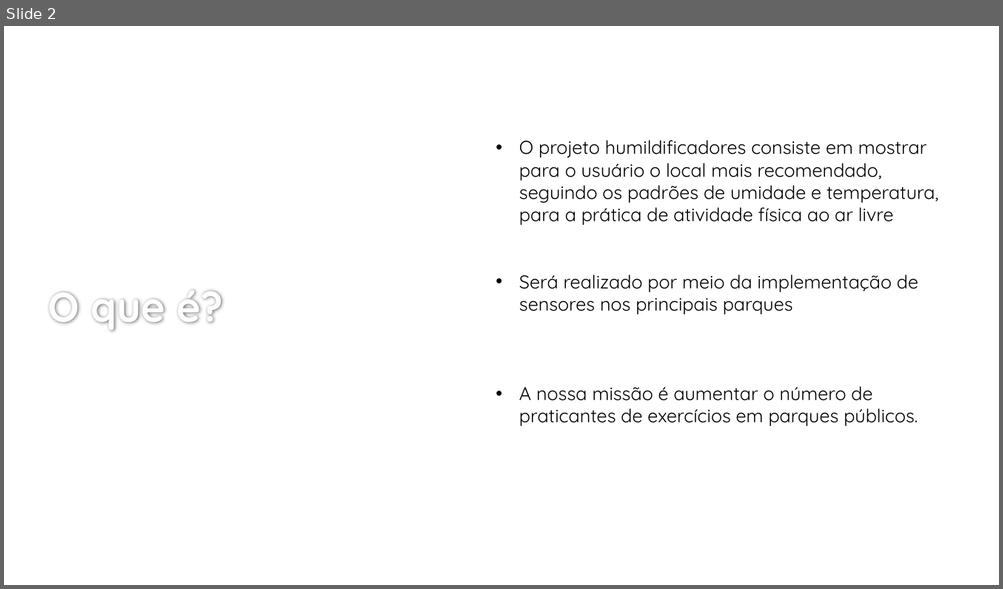
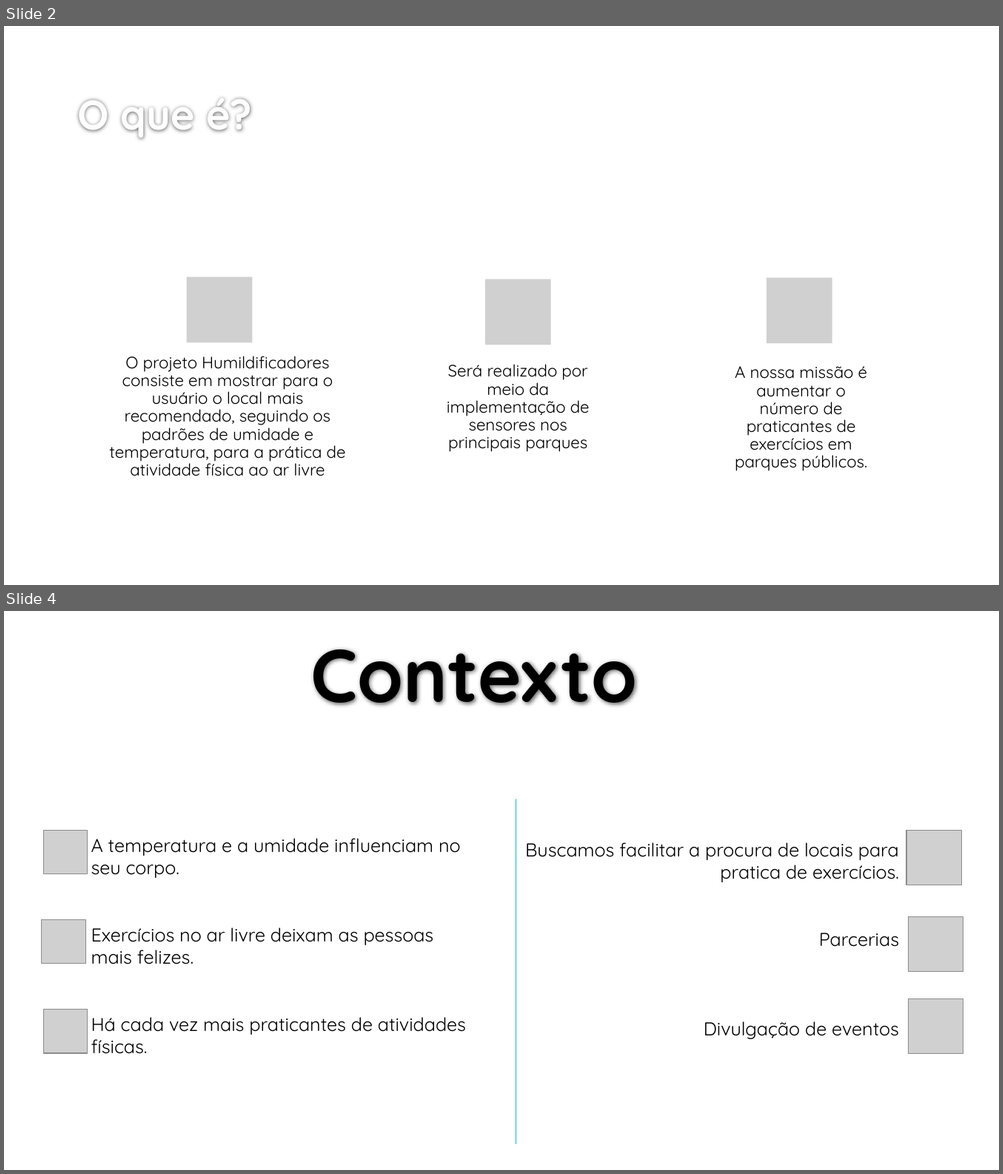
Before and after one commit to BandTec/grupo-05-cco, a slide deck: Apresentação/SPRINT-HUMILDIFICADORES.pptx. Shown one above the other, each under a label of ours: slide 2 before the commit, slides 2 and 4 after it; the slides between them are not shown. The pictures are 1003x589 and 1003x1174 pixels, drawn with LibreOffice and Linux fonts; fonts in the diff are those of the drawing; grey boxes stand for pictures; background and template pictures are left out. Boxes give left, top, right and bottom in pixels: in the first picture for what was removed or moved away, otherwise in the second. Text is boxed around its words. In the diff, an @@ line names an element or a change of style, - is before the commit and + after.

```diff
--- a/Apresentação/SPRINT-HUMILDIFICADORES.pptx
+++ b/Apresentação/SPRINT-HUMILDIFICADORES.pptx
@@ slide 4 added at box(4, 611, 999, 1170), background #FFFFFF @@
@@ title added at box(311, 649, 637, 706), 72 pt, text #000000, bold @@
+Contexto
@@ line added from (516, 800) to (516, 1145), #00C6BB 0.75 pt @@
@@ picture added at box(43, 830, 88, 874) @@
@@ picture added at box(906, 830, 962, 886) @@
@@ text added at box(91, 838, 466, 1054), 18 pt, text #000000 @@
+A temperatura e a umidade influenciam no seu corpo.
+Exercícios no ar livre deixam as pessoas mais felizes.
+Há cada vez mais praticantes de atividades físicas.
@@ text added at box(525, 843, 899, 1039), 18 pt, text #000000 @@
+Buscamos facilitar a procura de locais para pratica de exercícios.
+Parcerias
+Divulgação de eventos
@@ picture added at box(41, 920, 85, 964) @@
@@ picture added at box(908, 917, 963, 972) @@
@@ picture added at box(43, 1009, 88, 1054) @@
@@ picture added at box(908, 999, 963, 1054) @@
@@ slide 2 changed as well @@
@@ title "O que é?": place and size @@
-title "O que é?" at box(48, 290, 223, 332)
+title "O que é?" at box(77, 98, 252, 139)
@@ title "O que é?" at box(77, 98, 252, 139): vertical alignment middle to bottom @@
@@ text at box(109, 356, 346, 477): text changed; size 18 to 16 pt @@
-• O projeto humildificadores consiste em mostrar para o usuário o local mais recomendado, seguindo os padrões de umidade e temperatura, para a prática de atividade física ao ar livre
-• Será realizado por meio da implementação de sensores nos principais parques
-• A nossa missão é aumentar o número de praticantes de exercícios em parques públicos.
+O projeto Humildificadores consiste em mostrar para o usuário o local mais recomendado, seguindo os padrões de umidade e temperatura, para a prática de atividade física ao ar livre
@@ group added at box(187, 278, 867, 471): 3 pictures, 2 texts @@
+Será realizado por meio da implementação de sensores nos principais parques
+A nossa missão é aumentar o número de praticantes de exercícios em parques públicos.
```
Also in this commit, not shown: 2 other slides changed, 6 other slides added, 3 slides removed.
